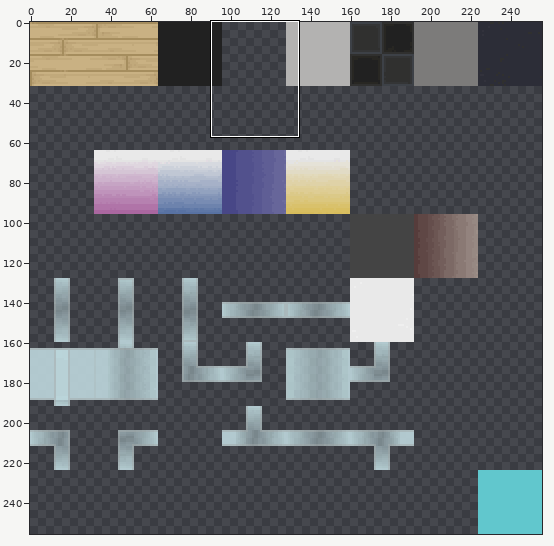
A sprite sheet gets an edit: floortileset.png. Above: a wide view before the commit, with the close-up outlined.
Close-up. Old version:
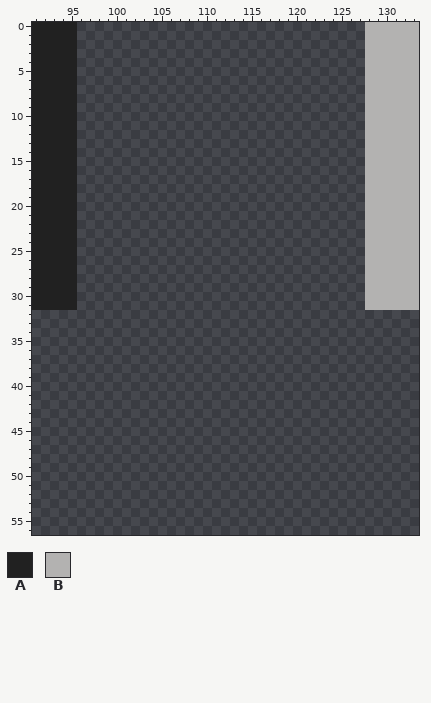
The file is 256x256 pixels. Colours within 5 levels of each other are drawn and written as one. Shown: x 91..133, y 0..56.
Palette (. is transparent): A #212121  B #b3b2b1
Pixels before (only the part around the change), first column x 91:
 0 AAAAA................................BBBBBB
 1 AAAAA................................BBBBBB
 2 AAAAA................................BBBBBB
 3 AAAAA................................BBBBBB
 4 AAAAA................................BBBBBB
 5 AAAAA................................BBBBBB
 6 AAAAA................................BBBBBB
 7 AAAAA................................BBBBBB
 8 AAAAA................................BBBBBB
 9 AAAAA................................BBBBBB
10 AAAAA................................BBBBBB
11 AAAAA................................BBBBBB
12 AAAAA................................BBBBBB
13 AAAAA................................BBBBBB
14 AAAAA................................BBBBBB
15 AAAAA................................BBBBBB
16 AAAAA................................BBBBBB
17 AAAAA................................BBBBBB
18 AAAAA................................BBBBBB
19 AAAAA................................BBBBBB
20 AAAAA................................BBBBBB
21 AAAAA................................BBBBBB
22 AAAAA................................BBBBBB
23 AAAAA................................BBBBBB
24 AAAAA................................BBBBBB
25 AAAAA................................BBBBBB
26 AAAAA................................BBBBBB
27 AAAAA................................BBBBBB
28 AAAAA................................BBBBBB
29 AAAAA................................BBBBBB
30 AAAAA................................BBBBBB
31 AAAAA................................BBBBBB
32 ...........................................
33 ...........................................
34 ...........................................
35 ...........................................
36 ...........................................
37 ...........................................
38 ...........................................
39 ...........................................
40 ...........................................
41 ...........................................
42 ...........................................
43 ...........................................
44 ...........................................
45 ...........................................
46 ...........................................
47 ...........................................
48 ...........................................
49 ...........................................
50 ...........................................
51 ...........................................
52 ...........................................
53 ...........................................
54 ...........................................
55 ...........................................
56 ...........................................
After the commit:
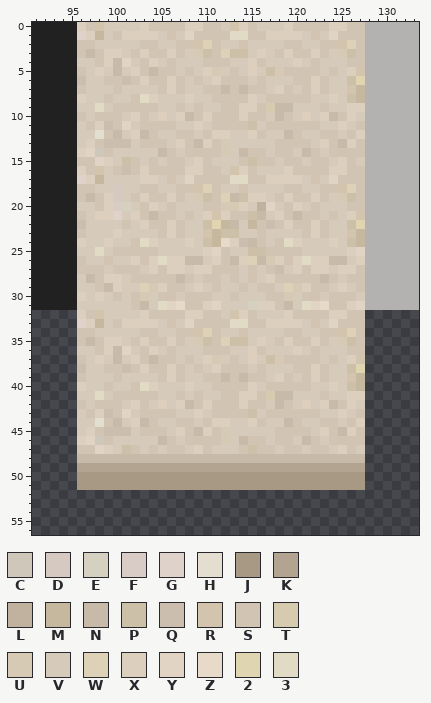
Colours new in this view: C #d0c7bb  D #d5c9c1  E #d6d0c1  F #d9ccc7  G #dfd2ca  H #e3ded0  J #a89985  K #b3a491  L #c1b29f  M #c6b89e  N #c8baa9  P #ccc0a9  Q #cbbeaf  R #d2c4ad  S #d1c4b3  T #d6cbae  U #d7cab4  V #d6caba  W #ddd1b8  X #dccfbe  Y #e1d4c4  Z #e7dac9  2 #e0d5b1  3 #e1dbc5
Change:
y 0: x 96..127 ................................ -> XSRVVVVXSSSSXXSSVRXSVVVXSSSSXXSS
y 1: x 96..127 ................................ -> GXMVSXXXXVSVYSSSS33SSXXXXVSVYSSS
y 2: x 96..127 ................................ -> SSVVVVVSSVVSSRWSVVSVVVVSSVVSSRWS
y 3: x 96..127 ................................ -> SNSXXVSXSSXSVUPSWPPVXVSXSSXSVUPS
y 4: x 96..127 ................................ -> VVSXNYVSXVSVVVSSSVVXSVVVXVSVVVSS
y 5: x 96..127 ................................ -> SVXVNVXSNSSVSVXUVSVXVPUSSSSVSVXR
y 6: x 96..127 ................................ -> QVVSSQSXSSXSVSVXSSSVSVVVSSXSVVP2
y 7: x 96..127 ................................ -> SVVVSVVVVSXSVVSSNSNSSVXSVSXSVVRM
y 8: x 96..127 ................................ -> XVVSVVS3XVVVXVVSSSSXVSSSSSVVXVPM
y 9: x 96..127 ................................ -> VV3VSSSSSVVSVSVVSSXXSTNNVVVSVVXX
y 10: x 96..127 ................................ -> SVSSSVXSVXVXNSXSSSXSSVNSVXVXNSXV
y 11: x 96..127 ................................ -> VSXQSYVSSSSVVXVSSSSPVSSSSSSVVXVS
y 12: x 96..127 ................................ -> VVHSNVXNSVVSSVSXXVVXSVVNSVVSSVSX
y 13: x 96..127 ................................ -> VXSQQQVSSSVXSNXSUVVVVVSSSSVXSNXS
y 14: x 96..127 ................................ -> XYCSVVVVVNSVSSSSUVNSSVSSVNSVSSSS
y 15: x 96..127 ................................ -> SSYXVPSVSVSSVXSVVVSPSSVSSVSSVXSV
y 16: x 96..127 ................................ -> XSRVSQSXSSSSXXSSVRXSVVVXSSSSXXSS
y 17: x 96..127 ................................ -> GXMVVVVXXVSVYSSSS33SSXXXXVSVYSSS
y 18: x 96..127 ................................ -> SSVVDVVSSVVSSRWSVVSVVVVSSVVSSRWS
y 19: x 96..127 ................................ -> SNSXDVSXSSXSVUPSWNPXXVSXSSXSVUPS
y 20: x 96..127 ................................ -> VVSXFEVSXVSVVVSSUUXVLYVSXVSVVVSS
y 21: x 96..127 ................................ -> SVXXGVXSNSSVSVXRXSSPNVXSNSSVSVXR
y 22: x 96..127 ................................ -> QVVVVSVXSSXSVVP2MNVMSQSXSSXSVVP2
y 23: x 96..127 ................................ -> SVVVXVVVVSXSVVRMPPVVSVVVVSXSVVRM
y 24: x 96..127 ................................ -> XVVXVVS3XVVVXVPMZXQNSVS3XVVVXVPM
y 25: x 96..127 ................................ -> VV3VSSSSSVVVVVXYSVVPPSSSSVVVVVXY
y 26: x 96..127 ................................ -> SVVSVVXSX3XXNNVXSNXWNUXSX3XXNNVX
y 27: x 96..127 ................................ -> SSSVSSSVXSXXVXXSSSVSVSQVXSXXVXXS
y 28: x 96..127 ................................ -> VNSXXVSSSSSNSVSSVSVSVXSSSSSNSVSS
y 29: x 96..127 ................................ -> VVSNXVVWUXSSVXVSVVSVSSVWUXSSVXVS
y 30: x 96..127 ................................ -> XVXVSVSUVSSVSSSVVSVVVSSUVSSVSSSV
y 31: x 96..127 ................................ -> VVVVVVSNV3YZSSXYVVVEXXSNV3YZSSXY
y 32: x 96..127 ................................ -> XSRVVVVXSSSSXXSSVRXSVVVXSSSSXXSS
y 33: x 96..127 ................................ -> GXMVSXXXXVSVYSSSS33SSXXXXVSVYSSS
y 34: x 96..127 ................................ -> SSVVVVVSSVVSSRWSVVSVVVVSSVVSSRWS
y 35: x 96..127 ................................ -> SNSXXVSXSSXSVUPSWPPVXVSXSSXSVUPS
y 36: x 96..127 ................................ -> VVSXNYVSXVSVVVSSSVVXSVVVXVSVVVSS
y 37: x 96..127 ................................ -> SVXVNVXSNSSVSVXUVSVXVPUSSSSVSVXR
y 38: x 96..127 ................................ -> QVVSSQSXSSXSVSVXSSSVSVVVSSXSVVP2
y 39: x 96..127 ................................ -> SVVVSVVVVSXSVVSSNSNSSVXSVSXSVVRM
y 40: x 96..127 ................................ -> XVVSVVS3XVVVXVVSSSSXVSSSSSVVXVPM
y 41: x 96..127 ................................ -> VV3VSSSSSVVSVSVVSSXXSTNNVVVSVVXX
y 42: x 96..127 ................................ -> SVSSSVXSVXVXNSXSSSXSSVNSVXVXNSXV
y 43: x 96..127 ................................ -> VSXQSYVSSSSVVXVSSSSPVSSSSSSVVXVS
y 44: x 96..127 ................................ -> VVHSNVXNSVVSSVSXXVVXSVVNSVVSSVSX
y 45: x 96..127 ................................ -> VXSQQQVSSSVXSNXSUVVVVVSSSSVXSNXS
y 46: x 96..127 ................................ -> XYCSVVVVVNSVSSSSUVNSSVSSVNSVSSSS
y 47: x 96..127 ................................ -> SSYXVPSVSVSSVXSVVVSPSSVSSVSSVXSV
y 48: x 96..127 ................................ -> NNNNNNNNNNNNNNNNNNNNNNNNNNNNNNNN
y 49: x 96..127 ................................ -> KKKKKKKKKKKKKKKKKKKKKKKKKKKKKKKK
y 50..51: x 96..127 ................................ -> JJJJJJJJJJJJJJJJJJJJJJJJJJJJJJJJ
Changed places in both close-ups, as pixel boxes (x1, y1, x2, y2):
added: (77, 22, 365, 490)
